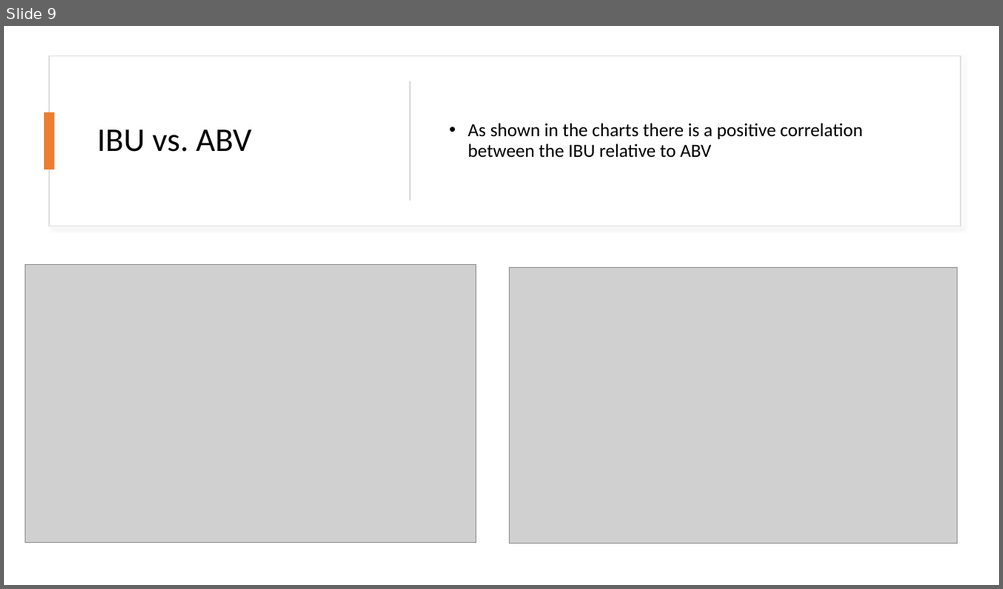
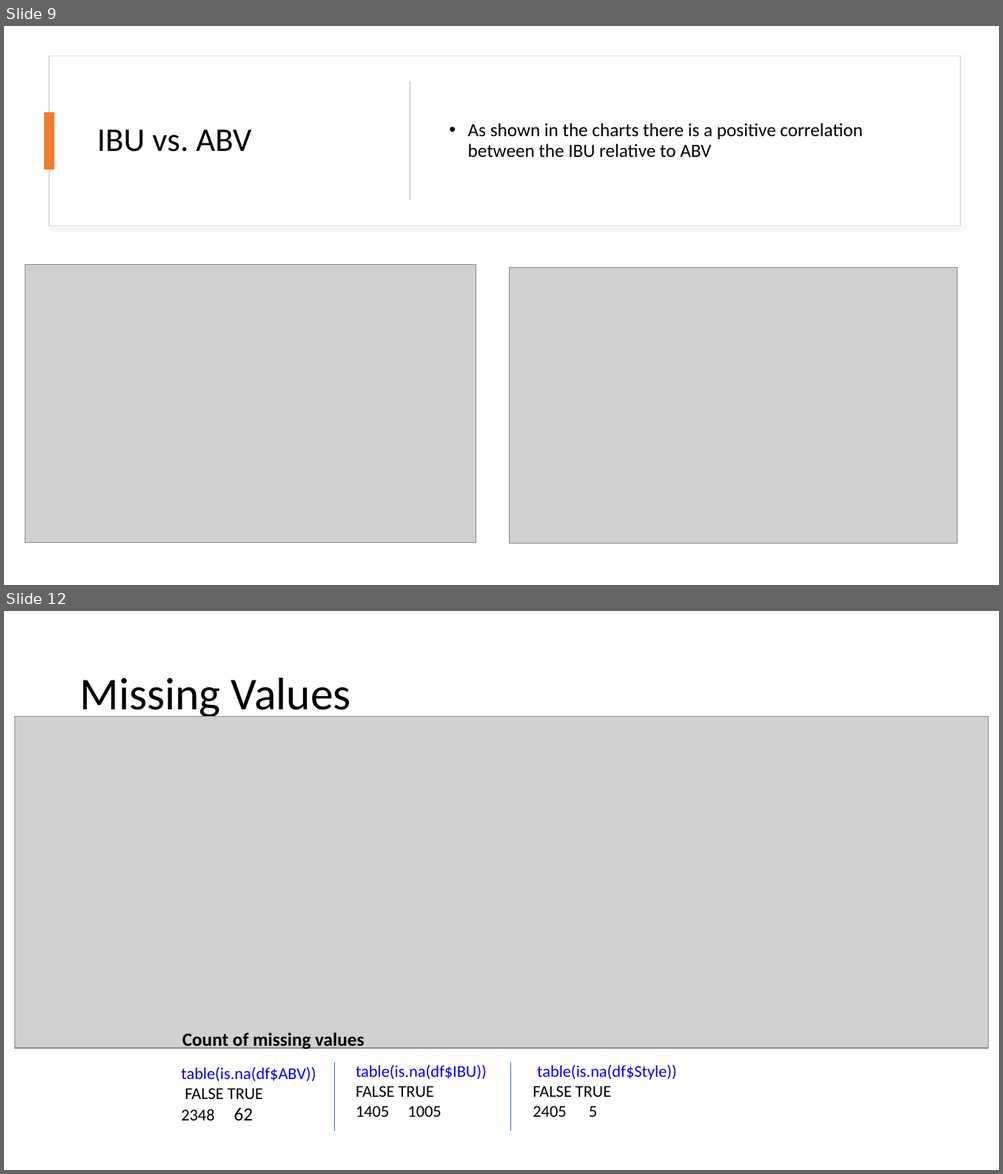
Before and after one commit to Abillelatus/MSDS_6306_CaseStudy_1_Team_4, a slide deck: Team4_EDA_Presentation_Celia-Ryan-Akib.pptx. Shown one above the other, each under a label of ours: slide 9 before the commit, slides 9 and 12 after it; the slides between them are not shown. The pictures are 1003x589 and 1003x1174 pixels, drawn with LibreOffice and Linux fonts; fonts in the diff are those of the drawing; grey boxes stand for pictures. Boxes give left, top, right and bottom in pixels: in the first picture for what was removed or moved away, otherwise in the second. Text is boxed around its words. In the diff, an @@ line names an element or a change of style, - is before the commit and + after.

```diff
--- a/Team4_EDA_Presentation_Celia-Ryan-Akib.pptx
+++ b/Team4_EDA_Presentation_Celia-Ryan-Akib.pptx
@@ slide 12 added at (4, 611, 999, 1170), background #FFFFFF @@
@@ title added at (79, 678, 351, 721), 44 pt, text #000000 @@
+Missing Values
@@ picture added at (14, 717, 988, 1049) @@
@@ text added at (182, 1033, 364, 1051), 18 pt, text #000000, bold @@
+Count of missing values
@@ text added at (181, 1068, 316, 1121), 16 pt, text #0000FF @@
+table(is.na(df$ABV))
+FALSE TRUE
+2348 62
@@ line added from (335, 1063) to (335, 1132), #4472C4 0.5 pt @@
@@ text added at (356, 1065, 486, 1117), 16 pt, text #0000FF @@
+table(is.na(df$IBU))
+FALSE TRUE
+1405 1005
@@ line added from (511, 1063) to (511, 1132), #4472C4 0.5 pt @@
@@ text added at (532, 1065, 677, 1117), 16 pt, text #0000FF @@
+table(is.na(df$Style))
+FALSE TRUE
+2405 5
```
Also in this commit, not shown: 2 slides changed, 5 other slides added.
